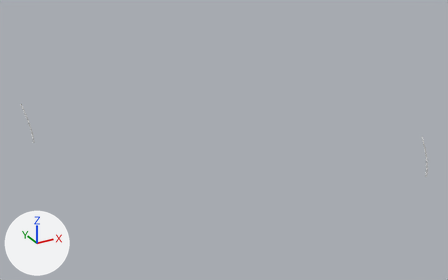
What one commit did to the OBJ model PantyHouse/models/plantmain.obj.
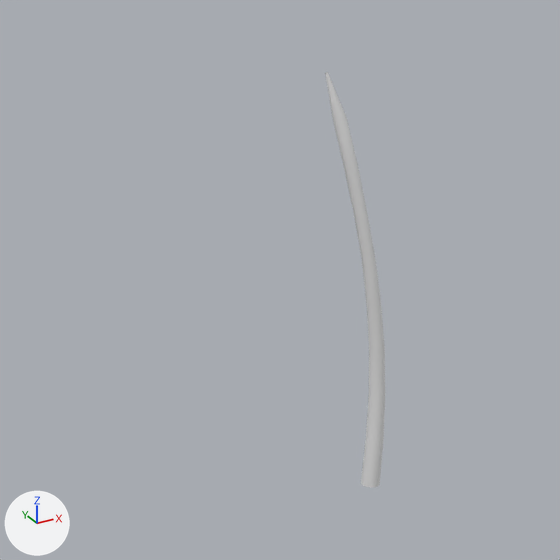
The first picture shows the older version from a camera (50 mm lens) standing at (-434.0, -798.0, 397.0) and looking at (4.0, -3.0, -1.0). The close-ups show both versions on the part from 87% to 99% of the width and 46% to 66% of the height of that picture. The lights are fixed; the arrows at lower left show +X, +Y and +Z. Where no turn or scale is listed for an object, it has been applied to the vertices.

In view in the first close-up: 'plantmain'.
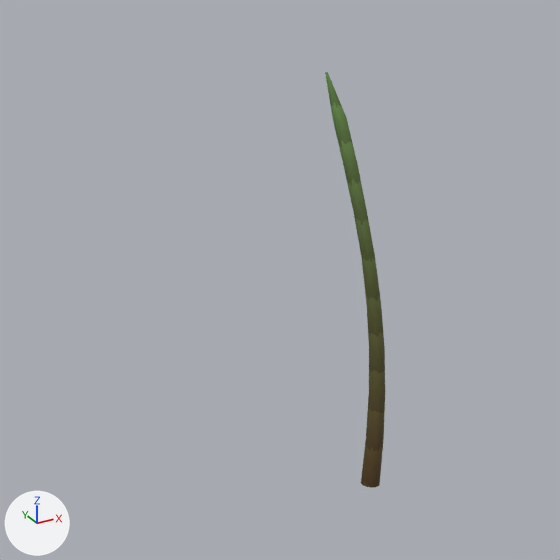
The change, as a list of edits to the scene's bpy script:
```text
Add img_ramp1_rubberplantpotted1main_bmp:
    img_ramp1_rubberplantpotted1main_bmp = load_image('ramp1-rubberPlantPotted1Main.bmp', '../textures/ramp1-rubberPlantPotted1Main.bmp', 512, 512, 'sRGB')
Change mat_rubberplantpotted1shadersg1:
    remove mat_rubberplantpotted1shadersg1.base_color = (0.8, 0.8, 0.8)  # white #e7e7e7
    add mat_rubberplantpotted1shadersg1.texture = img_ramp1_rubberplantpotted1main_bmp
    mat_rubberplantpotted1shadersg1.roughness: 1.0 -> 0.896
```

Where the change shows, as pixel boxes (x1, y1, x2, y2) in the close-ups (560 x 560 px):
'plantmain', surface changed: (325, 72, 385, 488) in both
